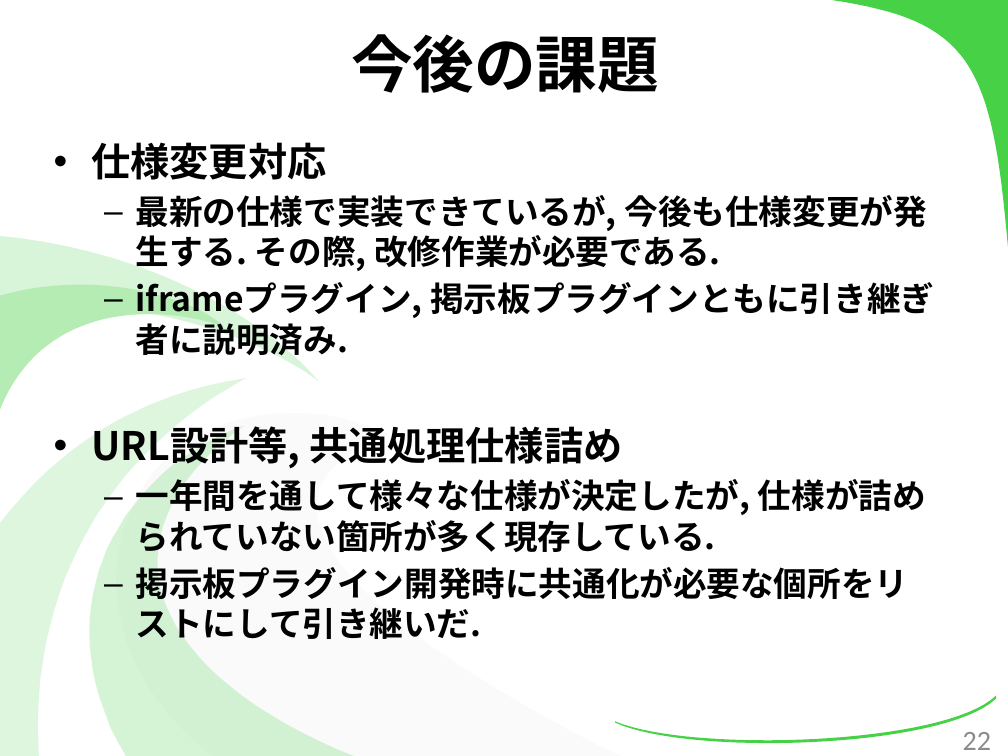
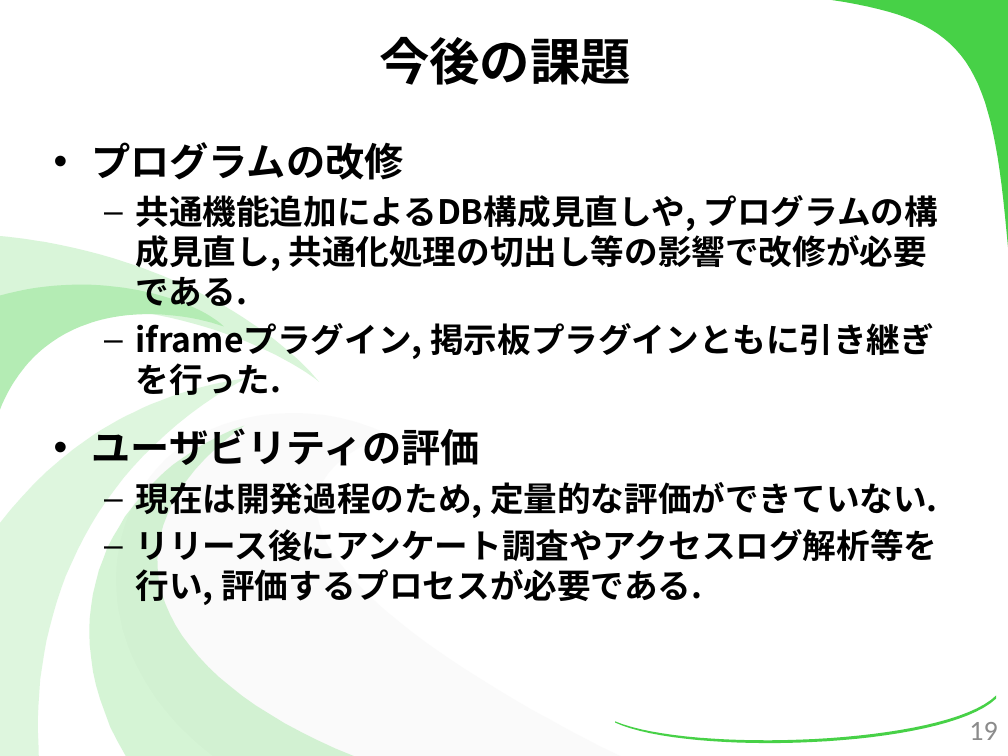
Before and after one commit to kotaro0717/Report-Management, a slide deck: slide 19 of 2.最終報告/3.発表資料/報告資料(最終).pptx (slide 22 before the commit). Drawn at 1008x756 pixels with LibreOffice and Linux fonts; fonts in the diff are those of the drawing. Boxes give left, top, right and bottom in pixels: in the first picture for what was removed or moved away, otherwise in the second. Text is boxed around its words. In the diff, an @@ line names an element or a change of style, - is before the commit and + after.

```diff
--- a/2.最終報告/3.発表資料/報告資料(最終).pptx
+++ b/2.最終報告/3.発表資料/報告資料(最終).pptx
@@ title "今後の課題" at (379,37,631,85): size 44 to 36 pt @@
@@ text at (92,142,938,605): text changed @@
-• 仕様変更対応
-  – 最新の仕様で実装できているが, 今後も仕様変更が発生する. その際, 改修作業が必要である.
-  – iframeプラグイン, 掲示板プラグインともに引き継ぎ者に説明済み.
-• URL設計等, 共通処理仕様詰め
-  – 一年間を通して様々な仕様が決定したが, 仕様が詰められていない箇所が多く現存している.
-  – 掲示板プラグイン開発時に共通化が必要な個所をリストにして引き継いだ.
+• プログラムの改修
+  – 共通機能追加によるDB構成見直しや, プログラムの構成見直し, 共通化処理の切出し等の影響で改修が必要である.
+  – iframeプラグイン, 掲示板プラグインともに引き継ぎを行った.
+• ユーザビリティの評価
+  – 現在は開発過程のため, 定量的な評価ができていない.
+  – リリース後にアンケート調査やアクセスログ解析等を行い, 評価するプロセスが必要である.
@@ page number removed at (963,732,991,750) @@
-22
@@ page number added at (969,722,997,740), 20 pt, text #8C8C8C @@
+19
```
Also in this commit, not shown: 28 other slides changed, 9 slides added, 2 slides removed, 1 other file.
